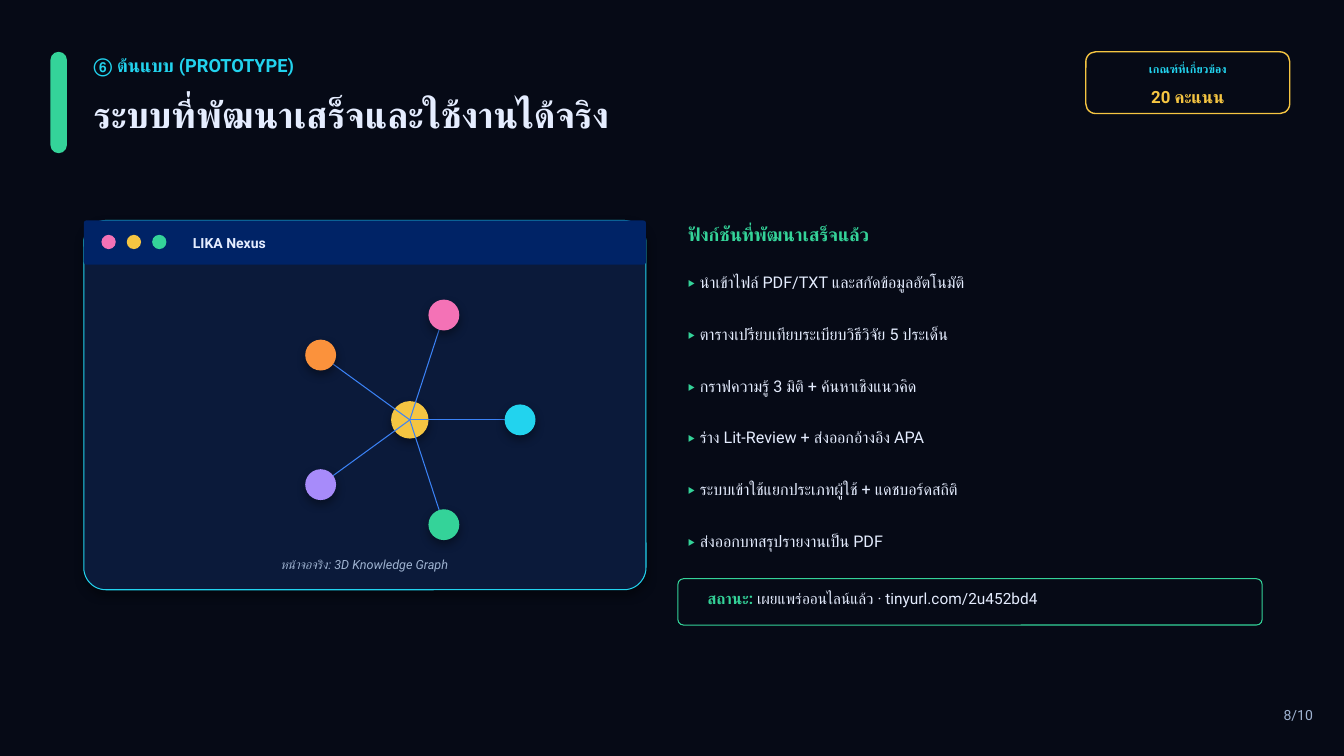
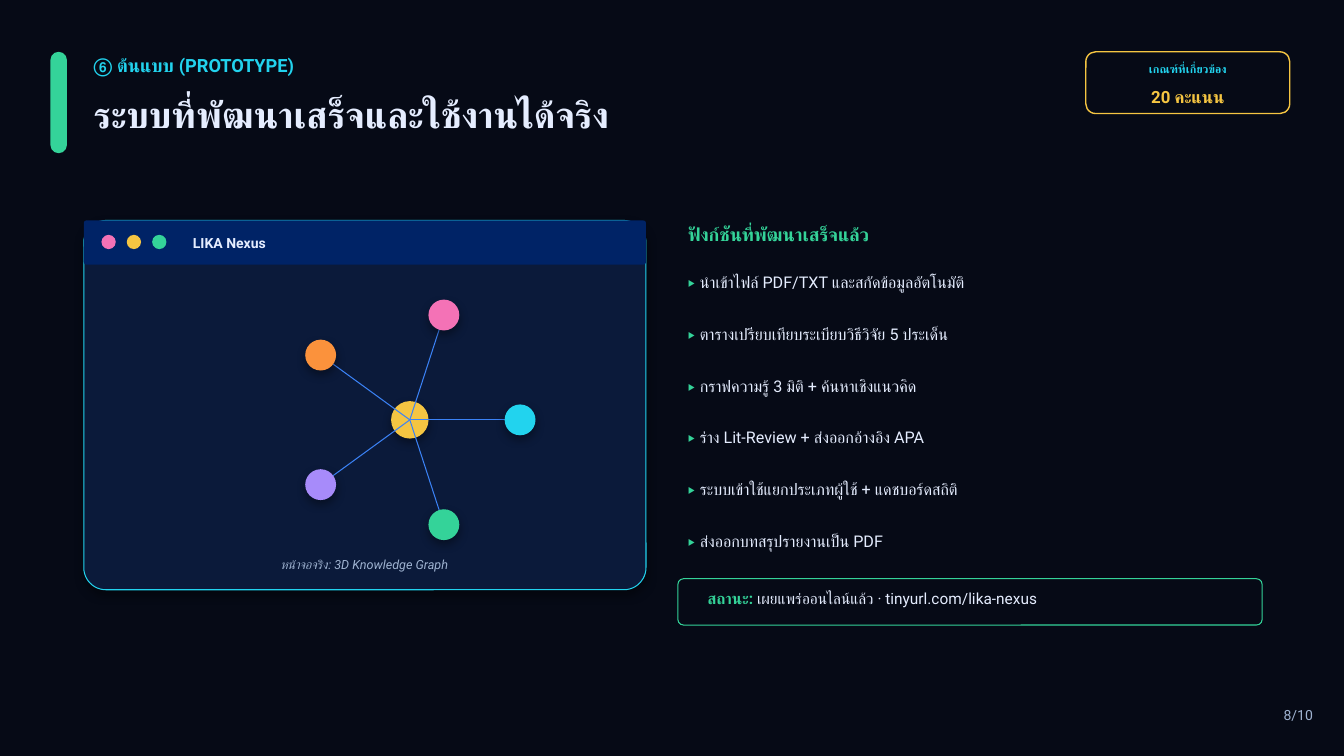
Before and after one commit to kanchanathsao-crypto/lika-lit-review-helper-, a slide deck: slide 8 of LIKA_Concept_Paper.pptx. Drawn at 1344x756 pixels with LibreOffice and Linux fonts; fonts in the diff are those of the drawing. Boxes give left, top, right and bottom in pixels: in the first picture for what was removed or moved away, otherwise in the second. Text is boxed around its words. In the diff, an @@ line names an element or a change of style, - is before the commit and + after.

```diff
--- a/LIKA_Concept_Paper.pptx
+++ b/LIKA_Concept_Paper.pptx
@@ text at bbox=[708, 592, 1037, 608]: text changed @@
-สถานะ: เผยแพร่ออนไลน์แล้ว · tinyurl.com/2u452bd4
+สถานะ: เผยแพร่ออนไลน์แล้ว · tinyurl.com/lika-nexus
```
Also in this commit, not shown: 1 other slide changed, 5 other files.
